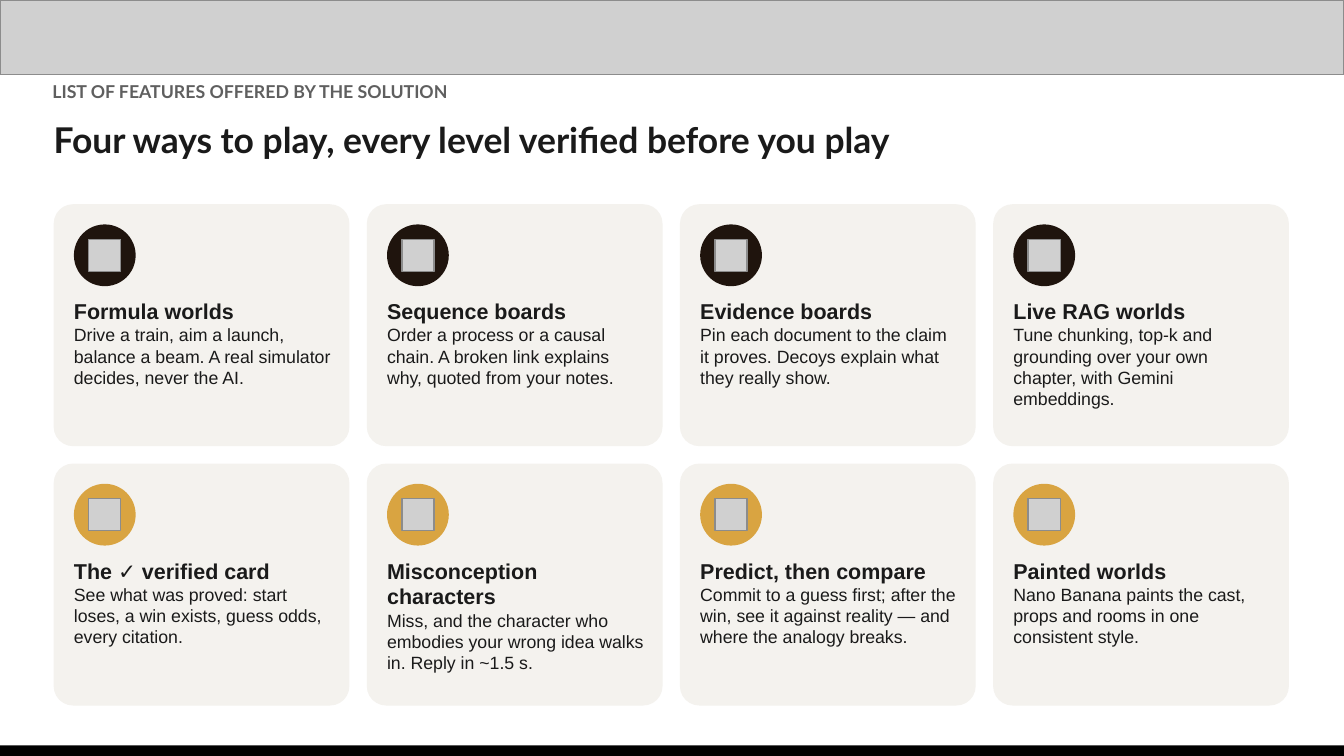
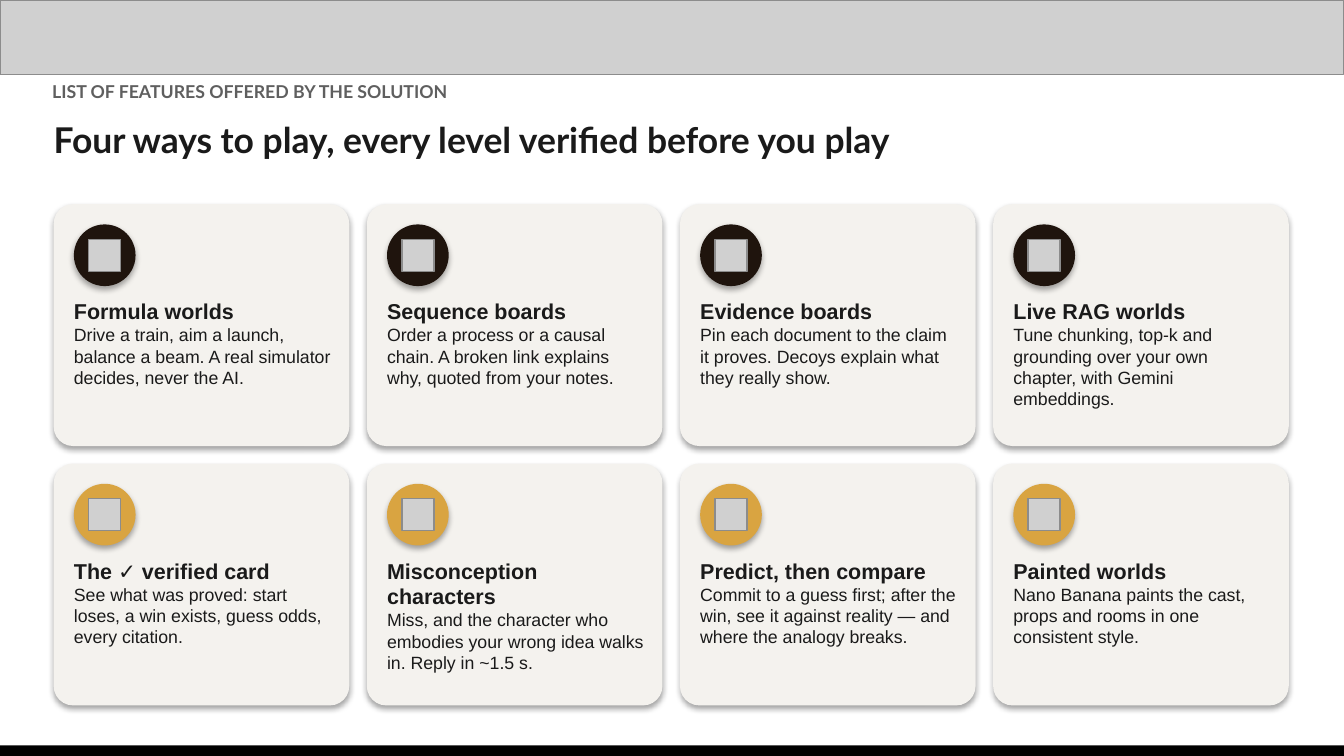
Before and after one commit to capsemble/akagami, a slide deck: slide 4 of finwing - Chapter Quest - AI Builder Cup Submission.pptx. Drawn at 1344x756 pixels with LibreOffice and Linux fonts; fonts in the diff are those of the drawing; grey boxes stand for pictures. Boxes give left, top, right and bottom in pixels: in the first picture for what was removed or moved away, otherwise in the second. Text is boxed around its words. In the diff, an @@ line names an element or a change of style, - is before the commit and + after.

```diff
--- a/finwing - Chapter Quest - AI Builder Cup Submission.pptx
+++ b/finwing - Chapter Quest - AI Builder Cup Submission.pptx
@@ shadow on in 16 elements at [54,204,349,446], [74,224,136,286], [367,204,663,446], [387,224,449,286], [680,204,976,446], [700,224,762,286], [993,204,1289,446], [1013,224,1075,286], [54,464,349,706], [74,484,136,546], [367,464,663,706], [387,484,449,546], [680,464,976,706], [700,484,762,546], [993,464,1289,706], [1013,484,1075,546] @@
```
Also in this commit, not shown: 11 other slides changed, 1 slide removed, 13 other files.
